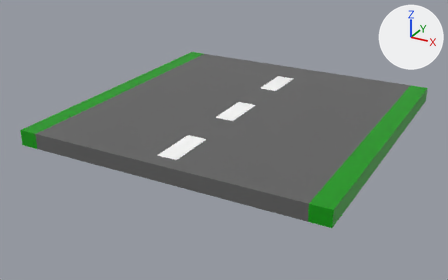
The FBX model Lucky7/Assets/3D Assets/RoadPrefab.fbx, before and after one commit.
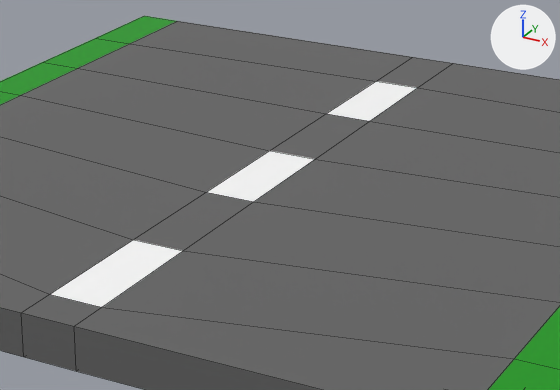
Each version appears first whole from a 50 mm camera at (0.177, -0.346, 0.146) aimed at (-0.007, -0.012, -0.021), and next in a close-up on the part from 31% to 77% of the width and 16% to 68% of the height. Every picture has the same lights, and +X, +Y and +Z are marked at upper right. The close-ups show mesh edges as thin lines. Where no turn or scale is listed for an object, it has been applied to the vertices.
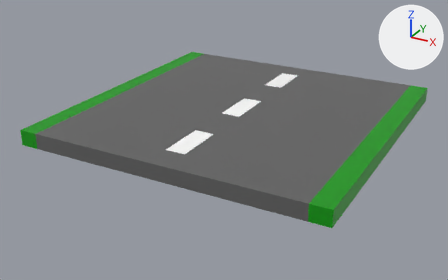
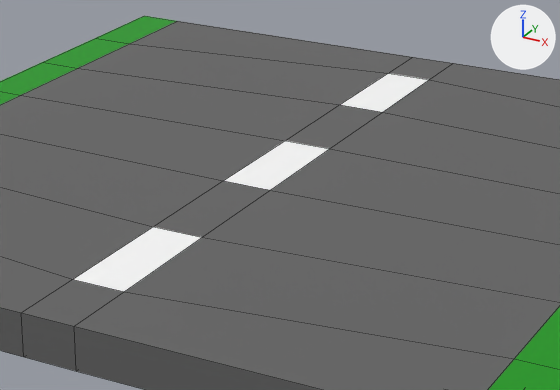
What differs and where, as boxes (x1, y1, x2, y2) in the close-ups (560 x 390 px; the box of a moved part takes in the faces that stretch with it):
part 1 of me_mesh, moved or reshaped
    both: (0, 70, 560, 352)

What changed in the scene script:
```text
Change me_mesh:
    where me_mesh.from_pydata(...)  # 96 vertices, 94 faces; spans x -0.1..0.1, y -0.1..0.1, z -0.01..0.0
    used by ob_pcube1; location = (0.0, 0.0, 0.0)
    me_mesh part 1: all 12 vertices in x -0.006..0.006, y -0.09..0.074, z 0.0 are moved by (0.0, 0.008, 0.0)
```
